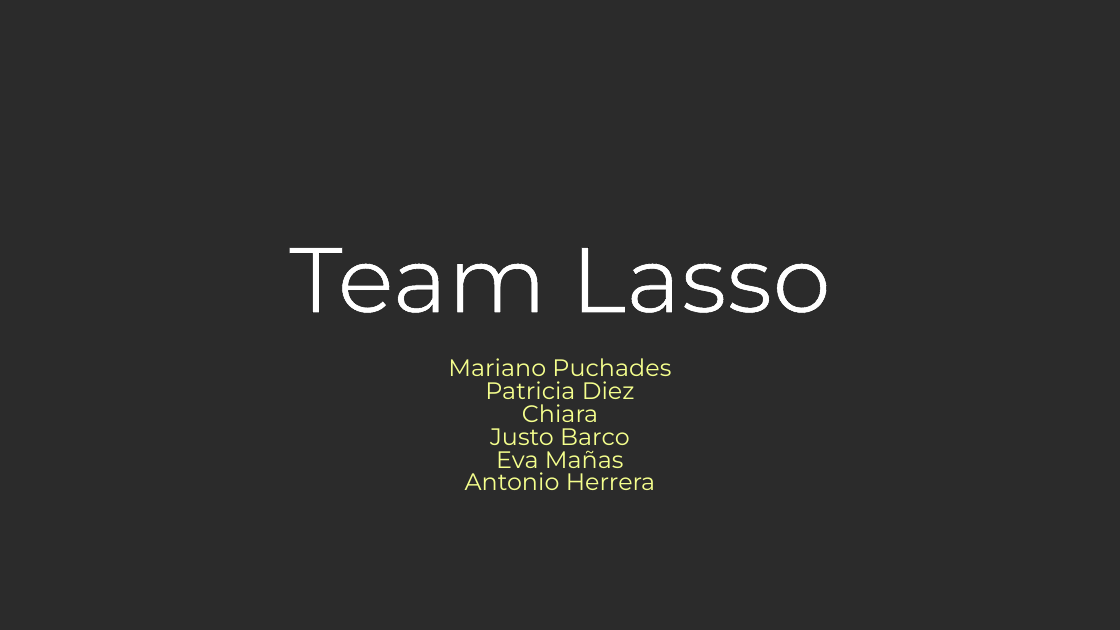
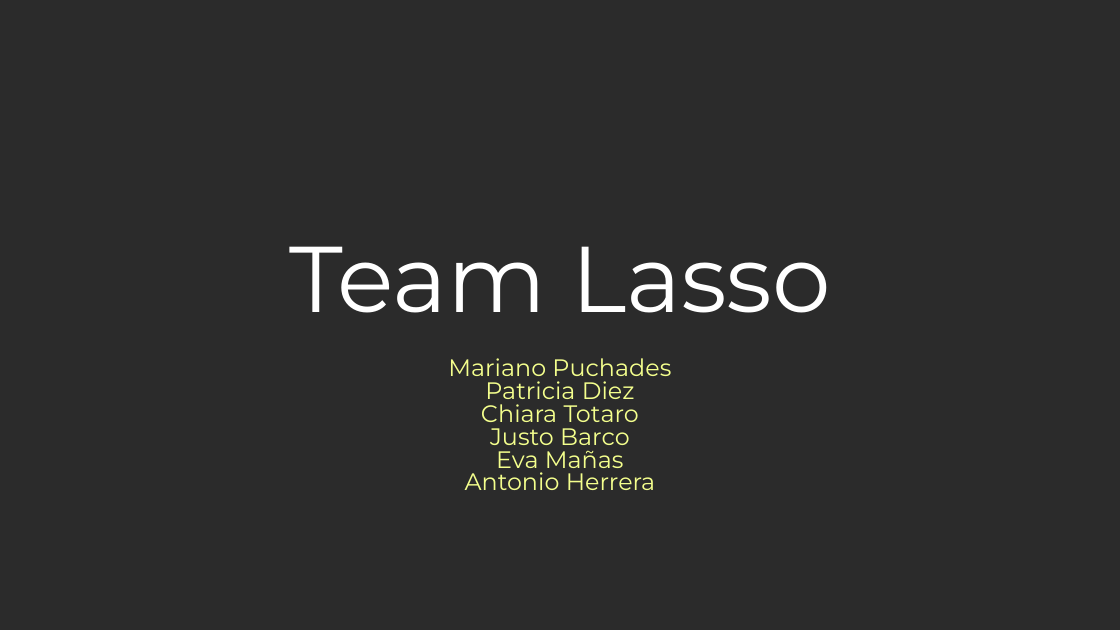
Before and after one commit to mPuchadesdo/Team-Challenge---Team-Lasso, a slide deck: slide 10 of Team_Lasso.pptx (slide 9 before the commit). Drawn at 1120x630 pixels with LibreOffice and Linux fonts; fonts in the diff are those of the drawing; background and template pictures are left out; a plain dark background stands for a picture behind light text. Boxes give left, top, right and bottom in pixels: in the first picture for what was removed or moved away, otherwise in the second. Text is boxed around its words. In the diff, an @@ line names an element or a change of style, - is before the commit and + after.

Commit message:
CT: Update pptx

```diff
--- a/Team_Lasso.pptx
+++ b/Team_Lasso.pptx
@@ title "Team Lasso" at [289, 246, 831, 313]: letter outline #000000 0.25 pt to none @@
@@ subtitle at [448, 358, 671, 490]: text colour #F5FF8D to #F4FF8D, letter outline #000000 0.25 pt to none in "Mariano Puchades", "Patricia Diez", "Justo Barco", "Eva Mañas" and 1 more places @@
@@ subtitle at [481, 404, 639, 422]: text changed; text colour #F5FF8D to #F4FF8D @@
-Chiara
+Chiara Totaro
```
Also in this commit, not shown: 8 other slides changed, 1 slide added.
